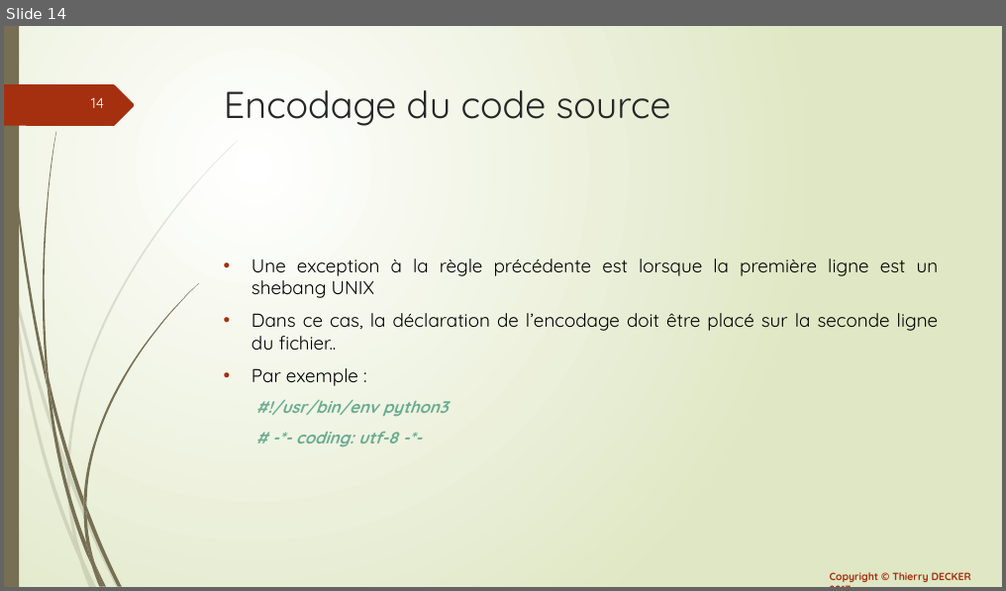
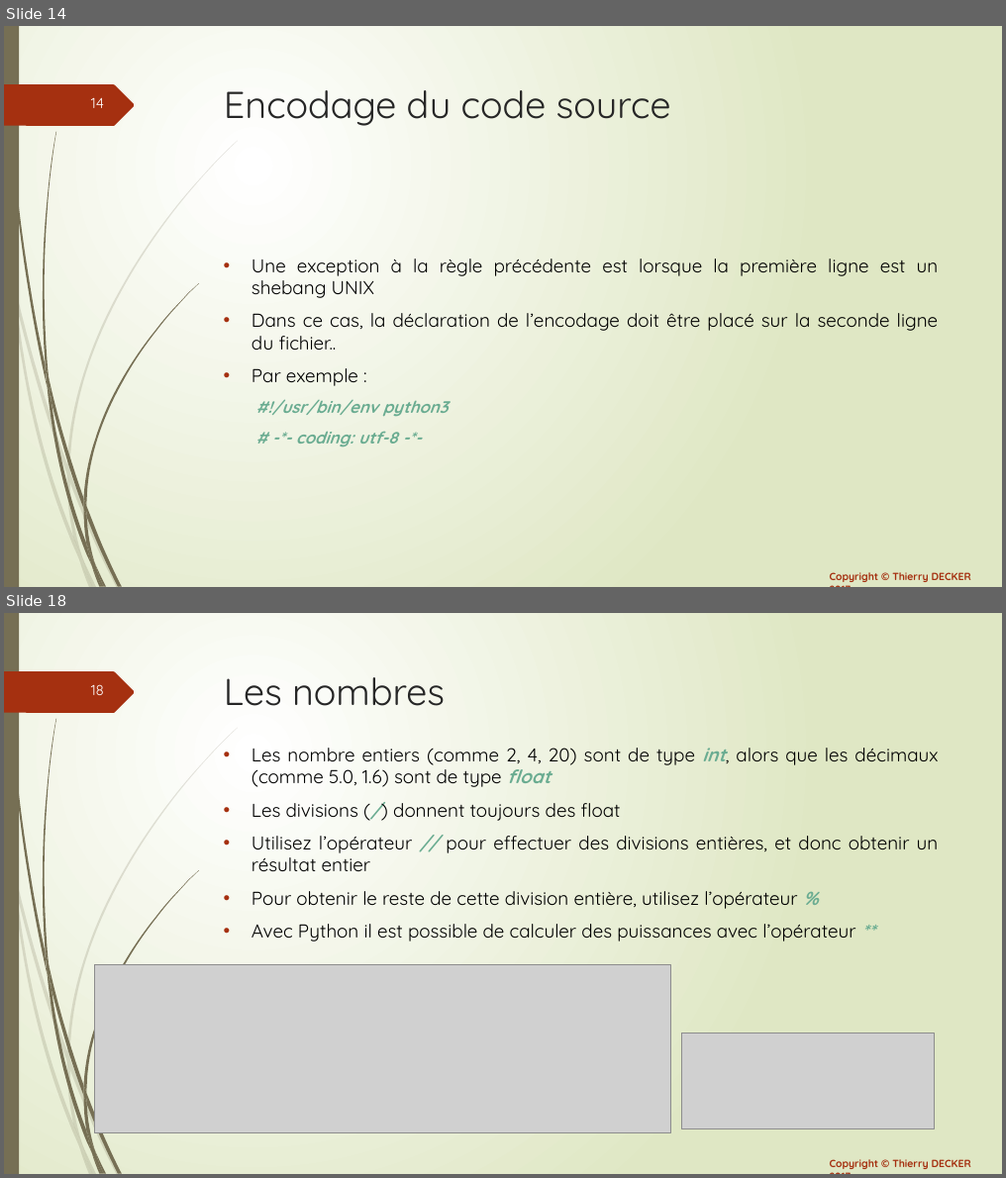
Before and after one commit to VikmanTheRacoon/learning-python, a slide deck: documentations/learning-python.pptx. Shown one above the other, each under a label of ours: slide 14 before the commit, slides 14 and 18 after it; the slides between them are not shown. The pictures are 1006x591 and 1006x1178 pixels, drawn with LibreOffice and Linux fonts; fonts in the diff are those of the drawing; grey boxes stand for pictures. Boxes give left, top, right and bottom in pixels: in the first picture for what was removed or moved away, otherwise in the second. Text is boxed around its words. In the diff, an @@ line names an element or a change of style, - is before the commit and + after.

```diff
--- a/documentations/learning-python.pptx
+++ b/documentations/learning-python.pptx
@@ slide 18 added at [4, 613, 1002, 1174], background gradient #FFFFFF to #DFE8C4; not listed: 26 template elements that a slide beside it also shows @@
@@ title added at [224, 677, 445, 706], 36 pt, text #262626 @@
+Les nombres
@@ text added at [252, 748, 939, 942], 18 pt, text #000000 @@
+• Les nombre entiers (comme 2, 4, 20) sont de type int, alors que les décimaux (comme 5.0, 1.6) sont de type float
+• Les divisions (/) donnent toujours des float
+• Utilisez l’opérateur // pour effectuer des divisions entières, et donc obtenir un résultat entier
+• Pour obtenir le reste de cette division entière, utilisez l’opérateur %
+• Avec Python il est possible de calculer des puissances avec l’opérateur **
@@ picture added at [94, 965, 671, 1134] @@
@@ picture added at [681, 1033, 935, 1129] @@
```
Also in this commit, not shown: 6 other slides added, 1 other file.
